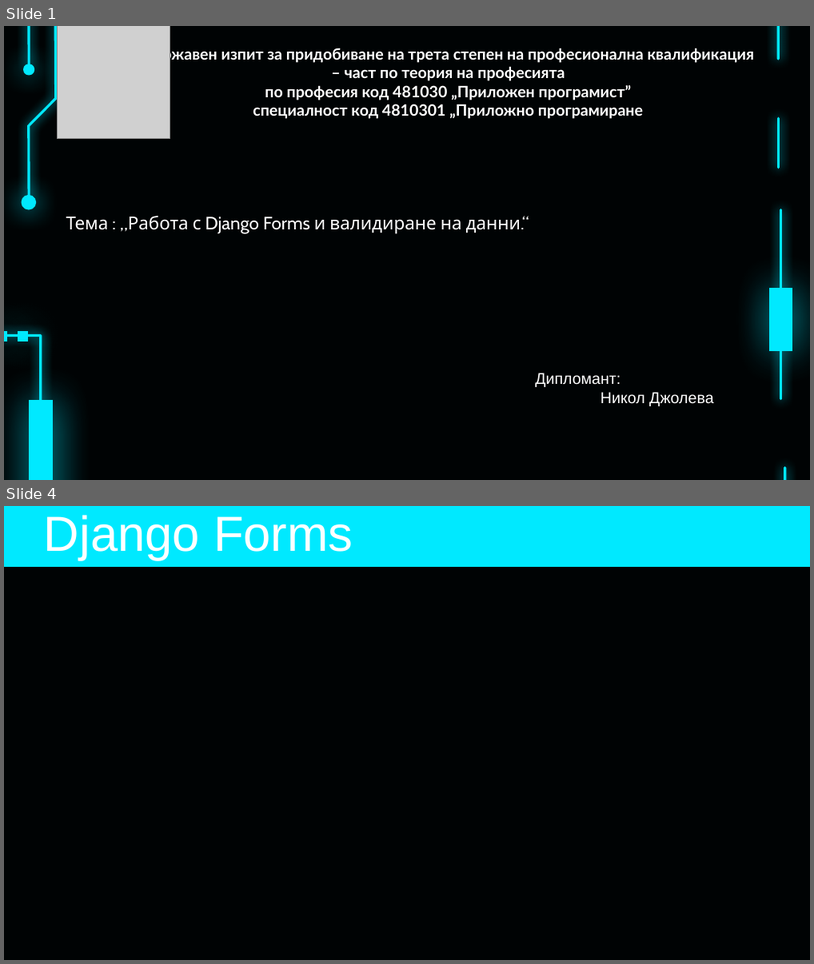
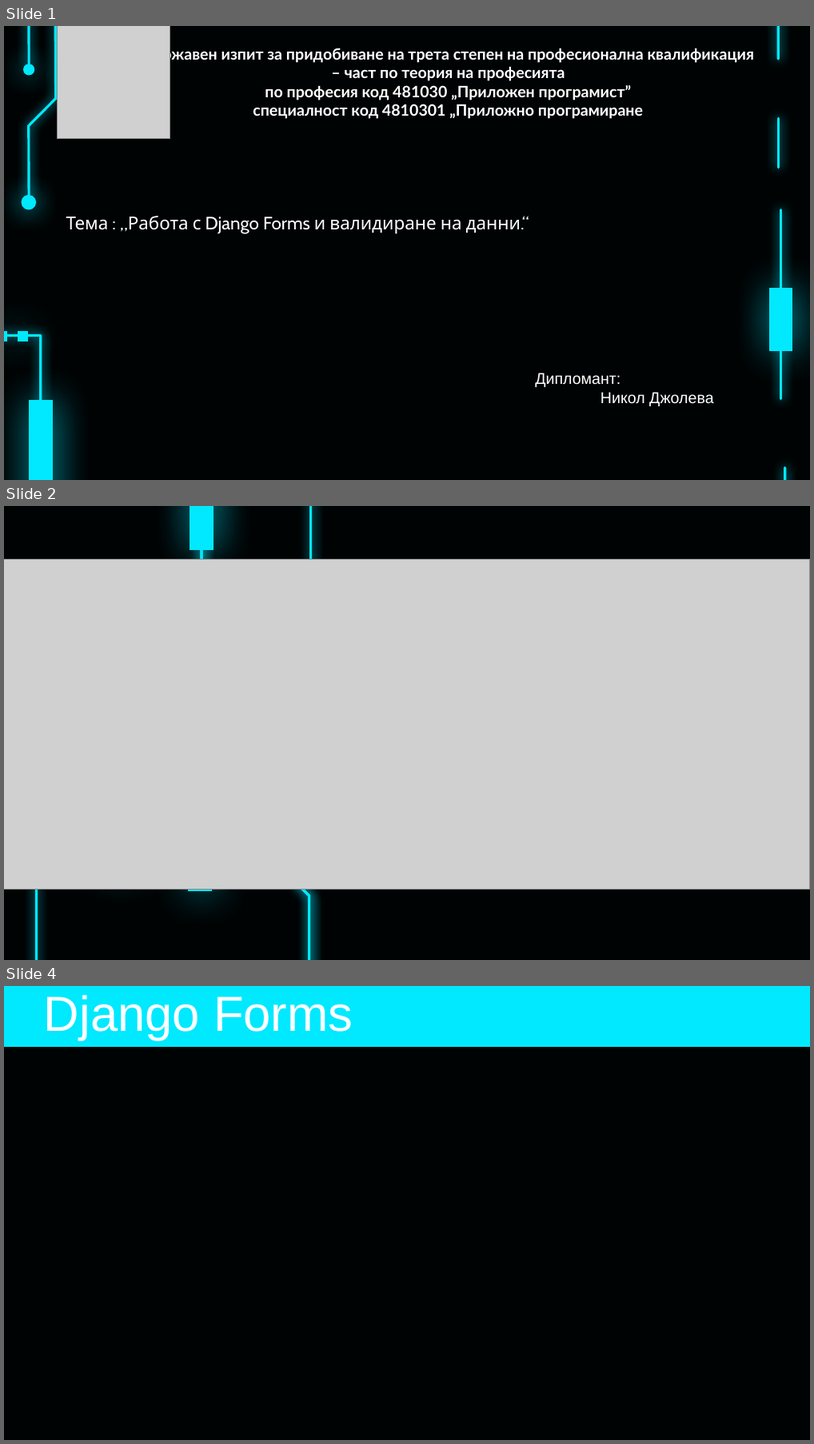
Before and after one commit to pgee-dzi2024/Theme_2503, a slide deck: dr/Защита- теория.pptx. Shown one above the other, each under a label of ours: slides 1 and 4 before the commit, slides 1, 2 and 4 after it; the slides between them are not shown. The pictures are 814x964 and 814x1444 pixels, drawn with LibreOffice and Linux fonts; fonts in the diff are those of the drawing; grey boxes stand for pictures; background and template pictures are left out. Boxes give left, top, right and bottom in pixels: in the first picture for what was removed or moved away, otherwise in the second. Text is boxed around its words. In the diff, an @@ line names an element or a change of style, - is before the commit and + after.

```diff
--- a/dr/Защита- теория.pptx
+++ b/dr/Защита- теория.pptx
@@ slide 2 added at [4,506,810,960], background #000304 @@
@@ freeform shape added at [4,506,201,606], outline #00E9FF 2.25 pt @@
@@ freeform shape added at [4,506,201,606], outline #00E9FF 2.25 pt @@
@@ freeform shape added at [190,506,214,550], fill #00E9FF @@
@@ picture added at [4,560,810,889] @@
@@ group added at [4,506,310,703]: 4 freeform shapes @@
@@ ellipse added at [74,768,86,781], fill #00E9FF, outline #00E9FF 1.5 pt @@
@@ freeform shape added at [4,779,78,960], outline #00E9FF 2.25 pt @@
@@ group added at [4,845,310,960]: 4 freeform shapes @@
```
Also in this commit, not shown: 1 slide changed, 2 other slides added, 3 slides removed, 1 other file.
